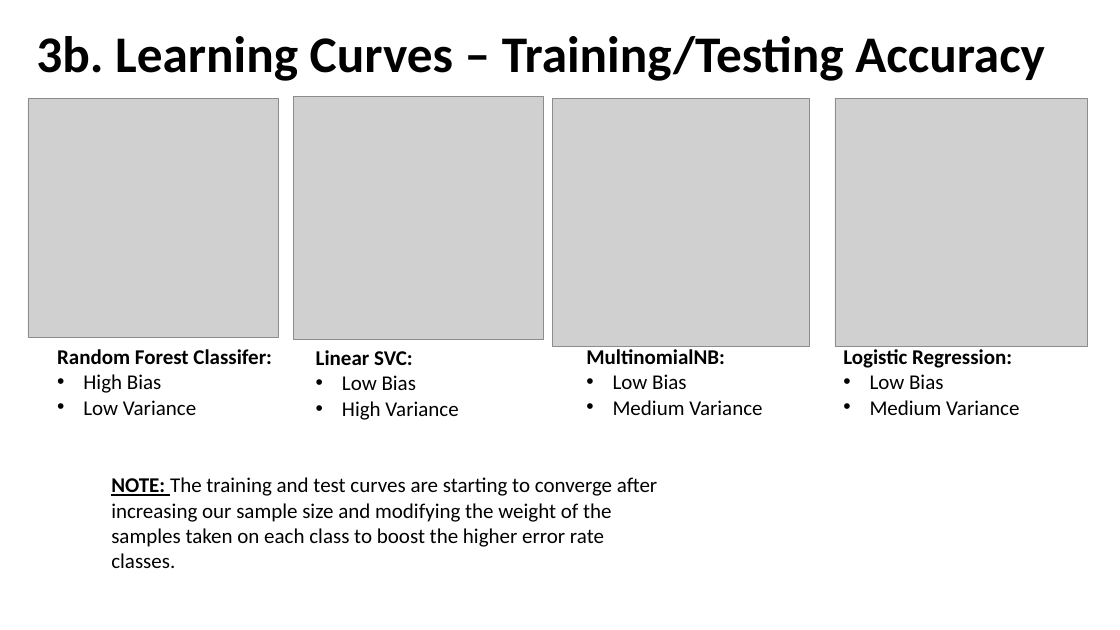
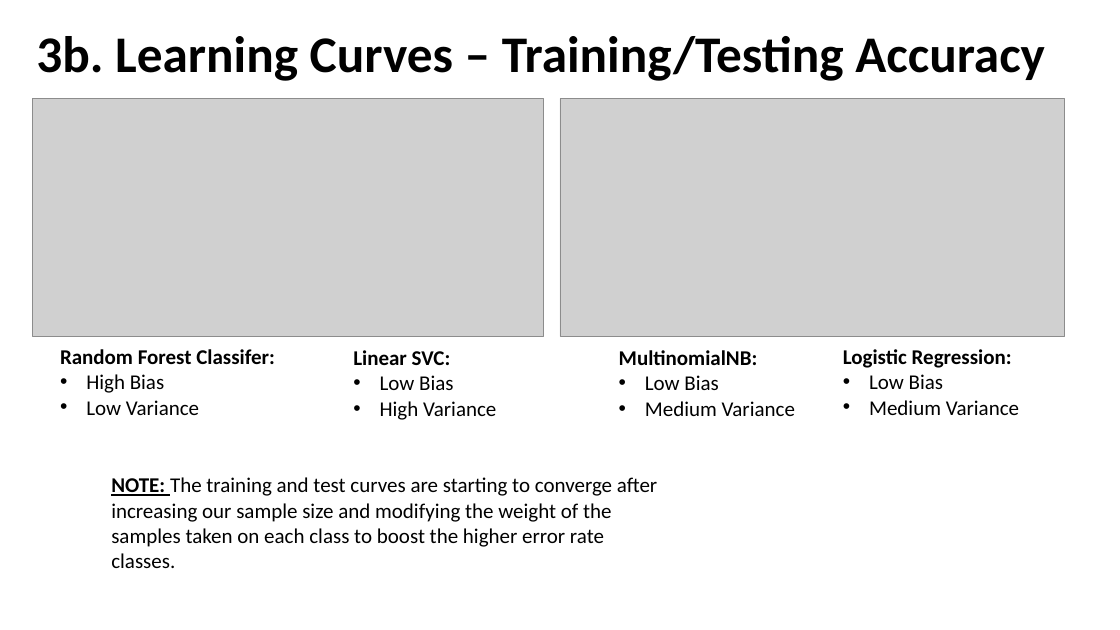
Before and after one commit to CSML1010-3-2020/NLPCourseProject, a slide deck: slide 12 of CSML1010_Group3_Project_Milestone02.pptx. Drawn at 1120x630 pixels with LibreOffice and Linux fonts; fonts in the diff are those of the drawing; grey boxes stand for pictures. Boxes give left, top, right and bottom in pixels: in the first picture for what was removed or moved away, otherwise in the second. Text is boxed around its words. In the diff, an @@ line names an element or a change of style, - is before the commit and + after.

```diff
--- a/CSML1010_Group3_Project_Milestone02.pptx
+++ b/CSML1010_Group3_Project_Milestone02.pptx
@@ picture removed at bbox=[28, 98, 278, 337] @@
@@ picture added at bbox=[33, 98, 544, 336] @@
@@ picture removed at bbox=[294, 97, 544, 340] @@
@@ picture removed at bbox=[553, 98, 810, 346] @@
@@ picture added at bbox=[560, 98, 1065, 336] @@
@@ picture removed at bbox=[835, 98, 1088, 346] @@
@@ text "Linear SVC:": place and size @@
-text "Linear SVC:" at bbox=[316, 350, 458, 420]
+text "Linear SVC:" at bbox=[353, 350, 496, 420]
@@ text "MultinomialNB:": place and size @@
-text "MultinomialNB:" at bbox=[586, 349, 762, 415]
+text "MultinomialNB:" at bbox=[619, 350, 795, 416]
```
Also in this commit, not shown: 9 other slides changed, 1 slide added.
